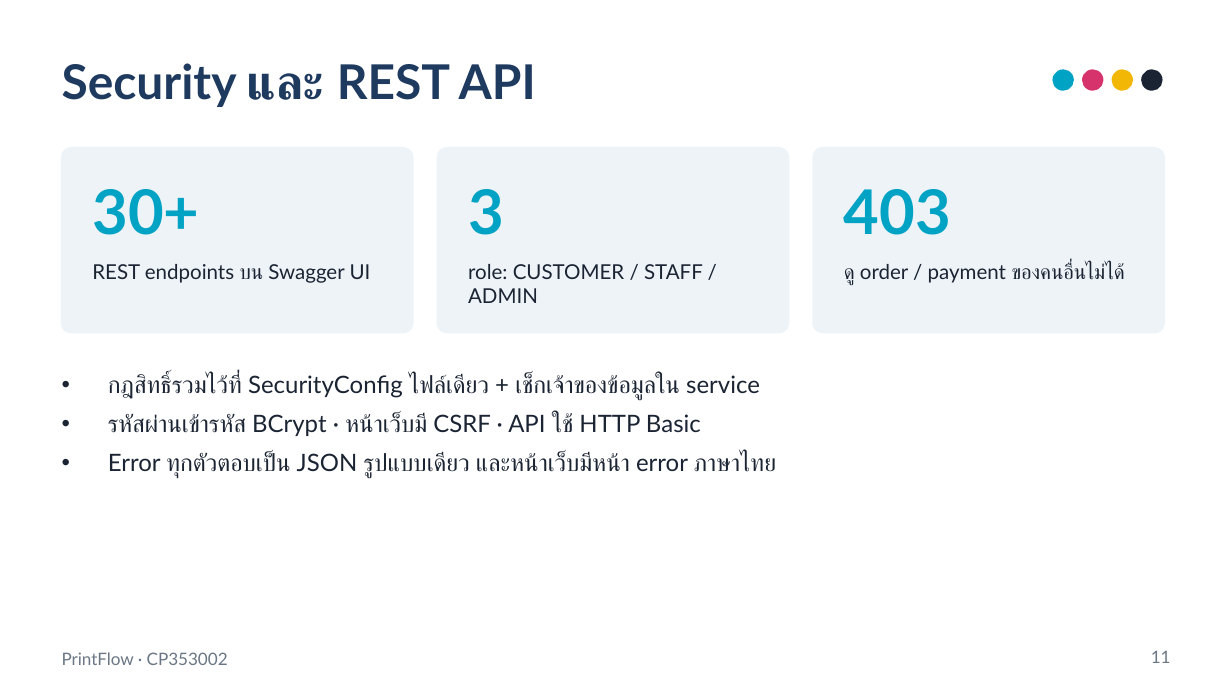
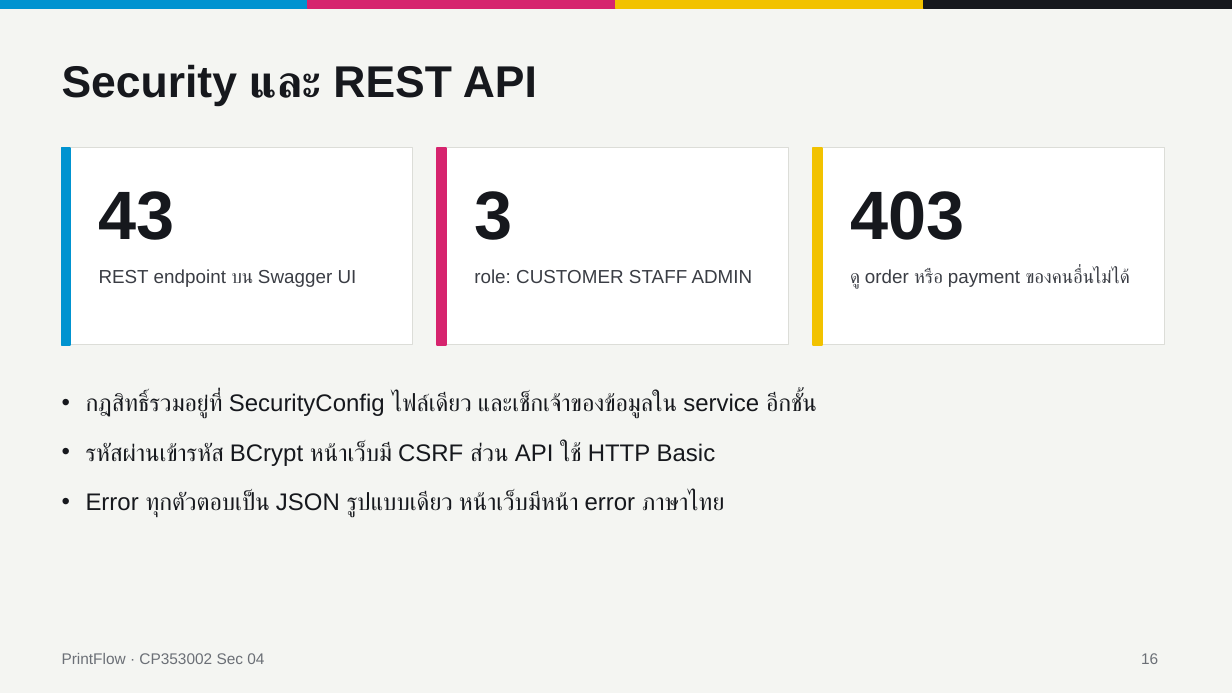
Before and after one commit to bbthecat/Print_shop_final, a slide deck: slide 16 of doc/slide/PrintFlow-presentation.pptx (slide 11 before the commit). Drawn at 1232x693 pixels with LibreOffice and Linux fonts; fonts in the diff are those of the drawing. Boxes give left, top, right and bottom in pixels: in the first picture for what was removed or moved away, otherwise in the second. Text is boxed around its words. In the diff, an @@ line names an element or a change of style, - is before the commit and + after.

```diff
--- a/doc/slide/PrintFlow-presentation.pptx
+++ b/doc/slide/PrintFlow-presentation.pptx
@@ background #FFFFFF to #F4F5F2 @@
@@ rectangle added at (0, 0, 308, 9), fill #0093D0, outline #0093D0 1 pt @@
@@ rectangle added at (308, 0, 616, 9), fill #D6246E, outline #D6246E 1 pt @@
@@ rectangle added at (616, 0, 924, 9), fill #F2C200, outline #F2C200 1 pt @@
@@ rectangle added at (924, 0, 1232, 9), fill #16181D, outline #16181D 1 pt @@
@@ title "Security และ REST API" at (62, 64, 537, 106): size 28 to 26 pt, font Lato to Arial, text colour #1F3A5F to #16181D @@
@@ ellipse removed at (1053, 70, 1073, 90) @@
@@ ellipse removed at (1083, 70, 1103, 90) @@
@@ ellipse removed at (1112, 70, 1132, 90) @@
@@ ellipse removed at (1142, 70, 1162, 90) @@
@@ rounded rectangle removed at (62, 148, 413, 333) @@
@@ rectangle added at (62, 148, 413, 345), fill #FFFFFF, outline #DCDDD8 0.75 pt @@
@@ rectangle added at (62, 148, 70, 345), fill #0093D0, outline #0093D0 1 pt @@
@@ rounded rectangle removed at (437, 148, 788, 333) @@
@@ rectangle added at (437, 148, 788, 345), fill #FFFFFF, outline #DCDDD8 0.75 pt @@
@@ rectangle added at (437, 148, 446, 345), fill #D6246E, outline #D6246E 1 pt @@
@@ rounded rectangle removed at (813, 148, 1164, 333) @@
@@ rectangle added at (813, 148, 1164, 345), fill #FFFFFF, outline #DCDDD8 0.75 pt @@
@@ rectangle added at (813, 148, 822, 345), fill #F2C200, outline #F2C200 1 pt @@
@@ text "3" at (474, 191, 512, 240): size 36 to 40 pt, font Lato to Arial, text colour #00A3C4 to #16181D @@
@@ text "403" at (850, 191, 964, 240): size 36 to 40 pt, font Lato to Arial, text colour #00A3C4 to #16181D @@
@@ text at (99, 191, 175, 240): text changed; size 36 to 40 pt; font Lato to Arial; text colour #00A3C4 to #16181D @@
-30+
+43
@@ text at (99, 269, 357, 287): text changed; size 12 to 11 pt; font Lato to Arial; text colour #1B2433 to #3A3D44 @@
-REST endpoints บน Swagger UI
+REST endpoint บน Swagger UI
@@ text at (474, 269, 753, 283): text changed; size 12 to 11 pt; font Lato to Arial; text colour #1B2433 to #3A3D44 @@
-role: CUSTOMER / STAFF / ADMIN
+role: CUSTOMER STAFF ADMIN
@@ text at (850, 269, 1130, 289): text changed; size 12 to 11 pt; font Lato to Arial; text colour #1B2433 to #3A3D44 @@
-ดู order / payment ของคนอื่นไม่ได้
+ดู order หรือ payment ของคนอื่นไม่ได้
@@ text at (86, 392, 817, 518): text changed; font Lato to Arial; text colour #1B2433 to #16181D @@
-• กฎสิทธิ์รวมไว้ที่ SecurityConfig ไฟล์เดียว + เช็กเจ้าของข้อมูลใน service
-• รหัสผ่านเข้ารหัส BCrypt · หน้าเว็บมี CSRF · API ใช้ HTTP Basic
-• Error ทุกตัวตอบเป็น JSON รูปแบบเดียว และหน้าเว็บมีหน้า error ภาษาไทย
+• กฎสิทธิ์รวมอยู่ที่ SecurityConfig ไฟล์เดียว และเช็กเจ้าของข้อมูลใน service อีกชั้น
+• รหัสผ่านเข้ารหัส BCrypt หน้าเว็บมี CSRF ส่วน API ใช้ HTTP Basic
+• Error ทุกตัวตอบเป็น JSON รูปแบบเดียว หน้าเว็บมีหน้า error ภาษาไทย
@@ text at (62, 653, 264, 664): text changed; size 10 to 9 pt; font Lato to Arial; text colour #6B7785 to #6B6F76 @@
-PrintFlow · CP353002
+PrintFlow · CP353002 Sec 04
@@ page number added at (1141, 653, 1158, 664), 9 pt, text #6B6F76 @@
+16
@@ page number removed at (1151, 650, 1171, 663) @@
-11
```
Also in this commit, not shown: 11 other slides changed, 9 slides added, 2 slides removed.
